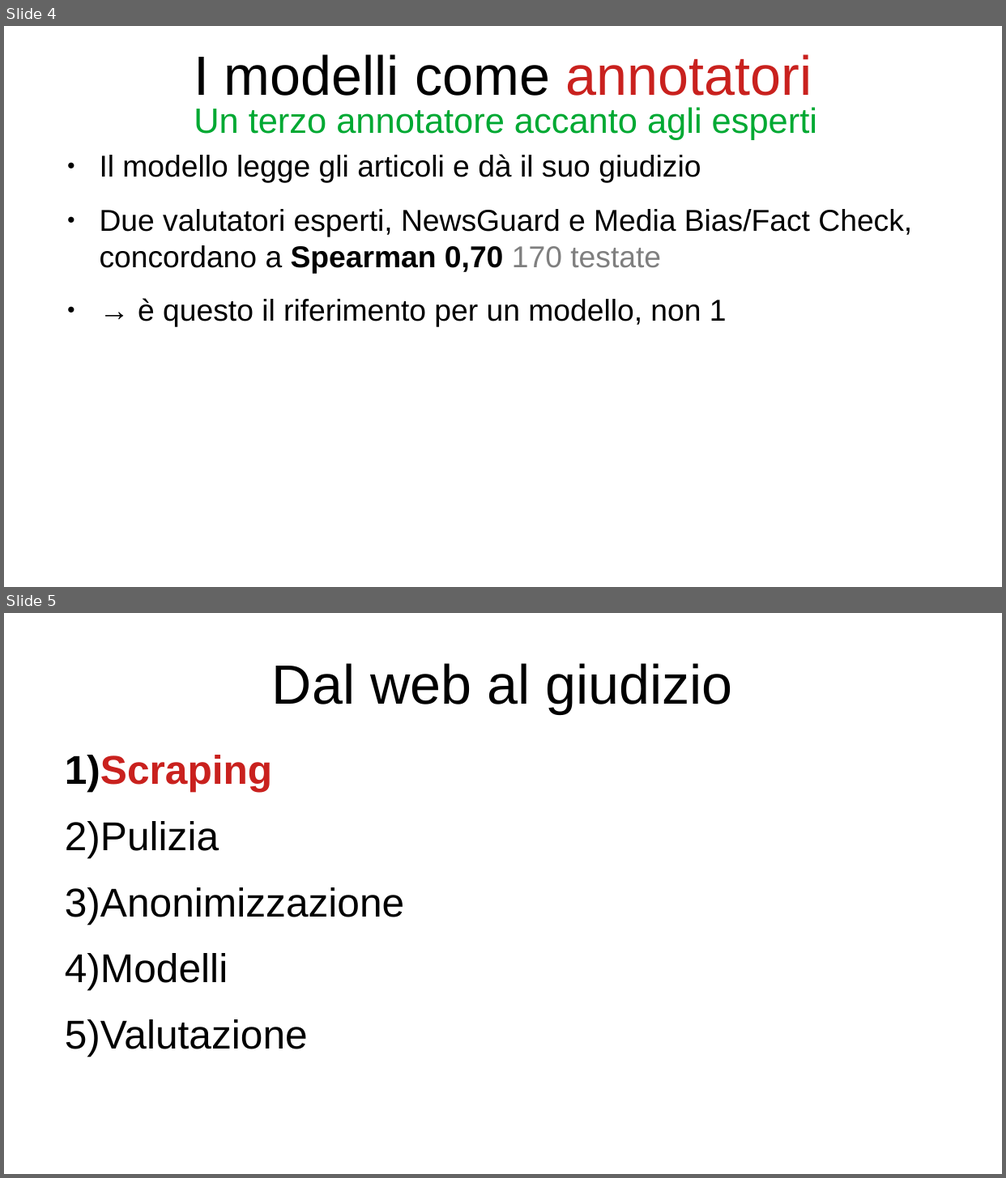
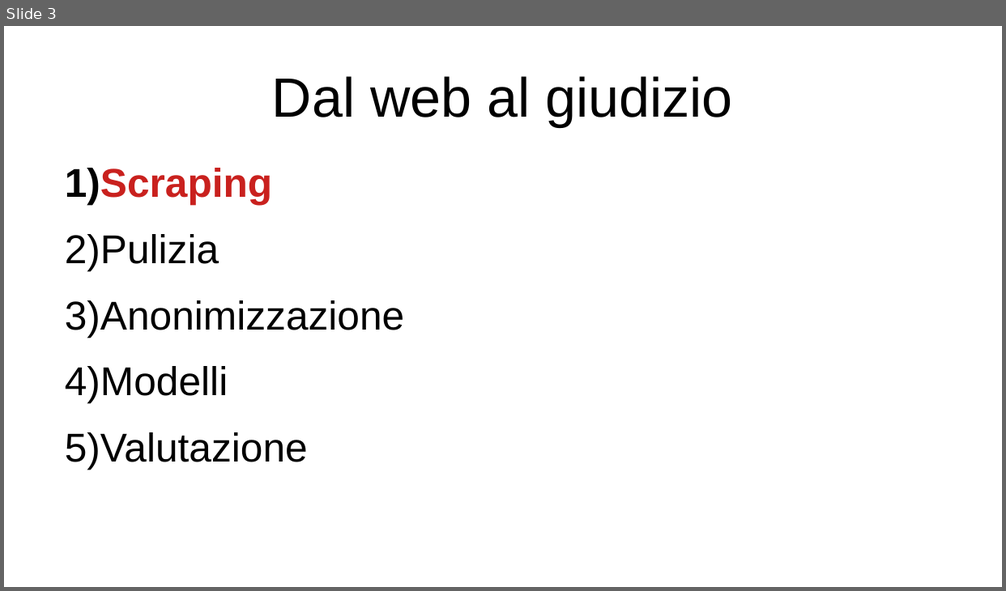
Before and after one commit to bianchi-john/PublisherClassification, a slide deck: Presentazioni/Stato finale/FinalState.odp. Shown one above the other, each under a label of ours: slides 4 and 5 before the commit, slide 3 after it. The pictures are 1006x1178 and 1006x591 pixels, drawn with LibreOffice and Linux fonts; fonts in the diff are those of the drawing. Boxes give left, top, right and bottom in pixels: in the first picture for what was removed or moved away, otherwise in the second. Text is boxed around its words. In the diff, an @@ line names an element or a change of style, - is before the commit and + after.

```diff
--- a/Presentazioni/Stato finale/FinalState.odp
+++ b/Presentazioni/Stato finale/FinalState.odp
@@ slide 4 removed at <box>4,26,1002,587</box>, background #FFFFFF @@
@@ title removed at <box>194,54,812,96</box> @@
-I modelli come annotatori
@@ title removed at <box>194,107,817,140</box> @@
-Un terzo annotatore accanto agli esperti
@@ text removed at <box>100,154,912,327</box> @@
-● Il modello legge gli articoli e dà il suo giudizio
-● Due valutatori esperti, NewsGuard e Media Bias/Fact Check, concordano a Spearman 0,70 170 testate
-● → è questo il riferimento per un modello, non 1
@@ what was slide 5 is now slide 3 @@
```
Also in this commit, not shown: 4 slides changed, 2 slides added, 6 other slides removed, 1 other file.
